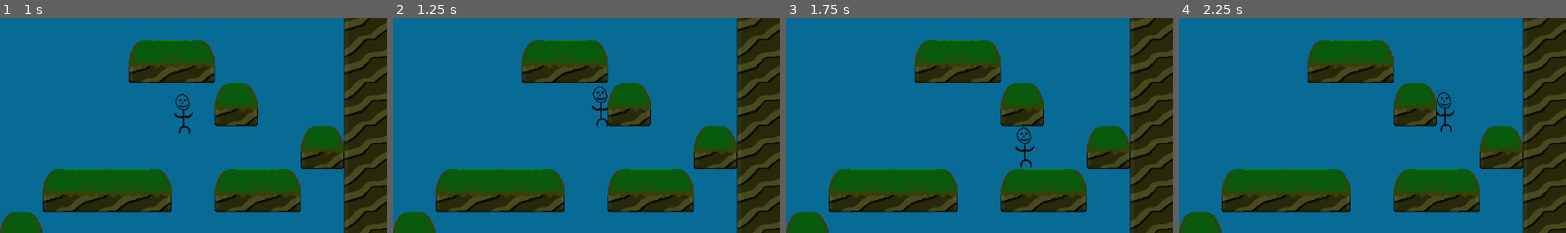
Above: before the commit, frames 1-4 (left to right).
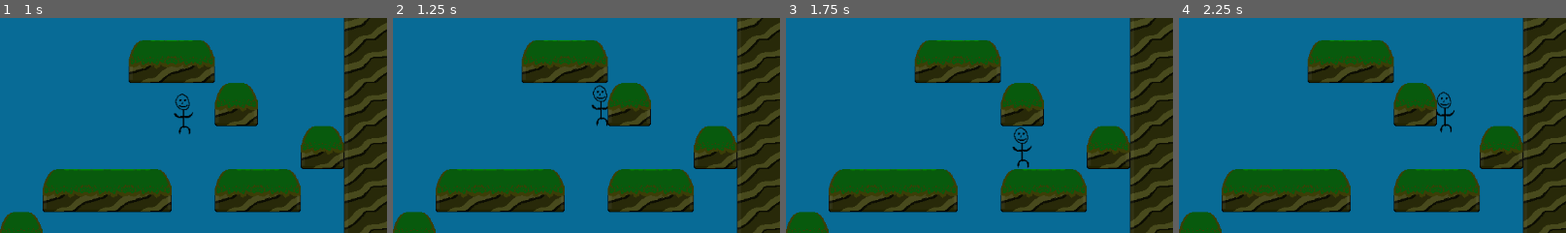
Above: after the commit, the same moments.

Repository: ephreal/RetroactiveRadiocarbons
Game: Godot game, scene res://Assets/demos/demo1/Demo1.tscn
The game is run twice, just before and just after one commit, with the same random seed, the same clock (stepped at 60 frames per second) and the same inputs. The project has no main scene, so this scene is started directly.
Inputs:
- Up to frame 1 (1 s): tap Enter at 0.5 s; hold Right (ui_right) from 0.53 s (still down); tap Space (jump) at 0.77 s
- Up to frame 2 (1.25 s): keep holding Right (ui_right)
- Up to frame 3 (1.75 s): keep holding Right (ui_right); tap Space (jump) at 1.52 s
- Up to frame 4 (2.25 s): tap Space (jump) at 2 s; release Right (ui_right) at 2.03 s; hold Left (ui_left) from 2.03 s (still down)
The pictures show only the part of the screen within x 50-100%, y 15-65%; the shares and areas given below are measured in that part.

Frame 1 is identical in both runs. In frame 2, 0.2% of the frame differs, in the area x 51-56%, y 31-51%; in frame 3, 0.4%, in the area x 58-65%, y 50-70%; in frame 4, nothing differs.

Commit message:
Adds bug

Diff:
--- a/Assets/player/player.gd
+++ b/Assets/player/player.gd
@@ -21,5 +21,8 @@
 	if Input.is_action_just_pressed("jump") and self.is_on_floor():
 		velocity.y -= JUMP_SPEED
 
+	if self.is_on_ceiling():
+		velocity.y = 0
+
 	# "move_and_slide" already takes delta time into account.
 	self.move_and_slide()
